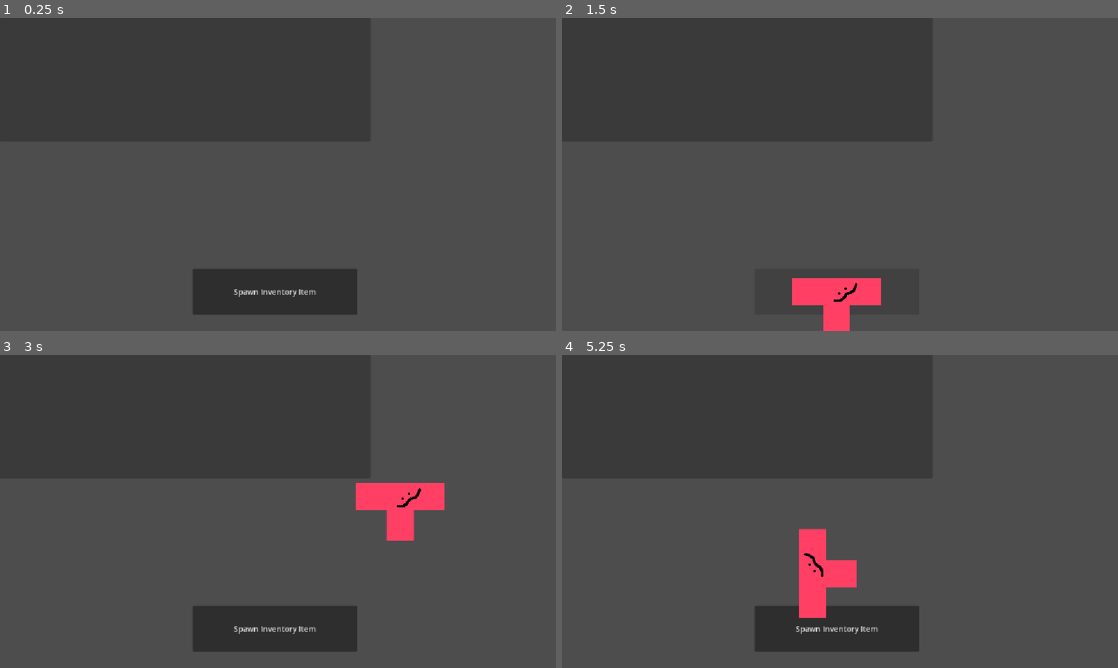
Above: before the commit, frames 1-4 (two rows, left to right).
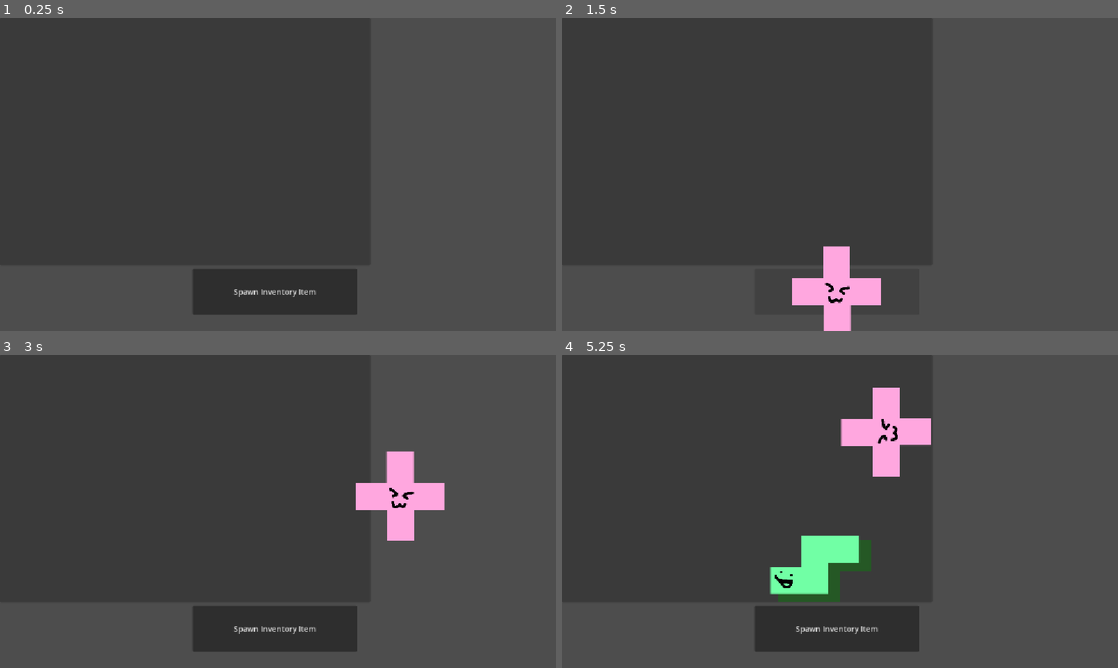
Above: after the commit, the same moments.

Repository: Katstifer/IGME590_Mechanic_1
Game: Godot game, scene res://scenes/inventoryUI.tscn
Two runs of this game, one before a commit and one after it. Both use one fixed random seed, a clock stepped at 60 frames per second and the inputs below.
Inputs (mouse positions are in pixels of both pictures, inside the frame that each line leads up to):
- Up to frame 1 (0.25 s): no input
- Up to frame 2 (1.5 s): click "Spawn Inventory Item" at 0.5 s; click "Spawn Inventory Item" at 1.25 s
- Up to frame 3 (3 s): click "Spawn Inventory Item" at 2 s; tap Enter (SwapItem) at 2.75 s; move the mouse to (400, 495) at 2.77 s; tap Shift (DropItem) at 2.85 s
- Up to frame 4 (5.25 s): tap R (Rotate) at 3.05, 3.6, 4.55 s; tap Space at 3.5, 5 s; move the mouse to (728, 527) at 3.52 s; tap Shift (DropItem) at 3.8, 4.35 s; tap Enter (SwapItem) at 4.25 s; move the mouse to (895, 442) at 4.27 s; move the mouse to (812, 574) at 5.02 s; click (812, 574) at 5.1 s

The runs differ from the first frame. In frame 2, 2.3% of the frame differs, in the area x 41-58%, y 72-100%; in frame 3, 2.4%; in frame 4, 5.6%, in the area x 37-67%, y 10-84%.

Commit message:
mostly finished system

Diff:
--- /dev/null
+++ b/grid-inventory-system/scenes/inventorySpawnMenu.tscn
@@ -0,0 +1,9 @@
+[gd_scene format=3 uid="uid://bp0wxnpjrxclp"]
+
+[node name="inventoryItem_SpawnSlot" type="Control" unique_id=629199314]
+layout_mode = 3
+anchors_preset = 15
+anchor_right = 1.0
+anchor_bottom = 1.0
+grow_horizontal = 2
+grow_vertical = 2
--- a/grid-inventory-system/scenes/inventoryUI.tscn
+++ b/grid-inventory-system/scenes/inventoryUI.tscn
@@ -1,10 +1,18 @@
 [gd_scene format=3 uid="uid://c5l54b1dqtaen"]
 
+[ext_resource type="PackedScene" uid="uid://daav62vamn21a" path="res://scenes/itemPlaceholders/inventoryItem_placeholderT.tscn" id="2_7tsa3"]
 [ext_resource type="Script" uid="uid://76j4xxwvqywr" path="res://scripts/inventoryGrid.gd" id="2_xnuj3"]
-[ext_resource type="PackedScene" uid="uid://dt8qvx15cctio" path="res://scenes/inventoryItem_template.tscn" id="3_7tsa3"]
 [ext_resource type="PackedScene" uid="uid://3wn20w5y2yb8" path="res://scenes/inventorySlot.tscn" id="3_w76af"]
+[ext_resource type="PackedScene" uid="uid://bqlgb7gsqsssg" path="res://scenes/itemPlaceholders/inventoryItem_placeholder1by1.tscn" id="4_dji2x"]
+[ext_resource type="PackedScene" uid="uid://cflusxmhytxke" path="res://scenes/itemPlaceholders/inventoryItem_placeholderStar.tscn" id="5_iph1u"]
+[ext_resource type="PackedScene" uid="uid://dfd0chypuljd8" path="res://scenes/itemPlaceholders/inventoryItem_placeholder2by1.tscn" id="5_llgub"]
+[ext_resource type="PackedScene" uid="uid://d1ve403gk5odd" path="res://scenes/itemPlaceholders/inventoryItem_placeholderLeftZ.tscn" id="6_s7i53"]
+[ext_resource type="PackedScene" uid="uid://bb542x5u0loe" path="res://scenes/itemPlaceholders/inventoryItem_placeholderRightZ.tscn" id="7_itj25"]
+[ext_resource type="PackedScene" uid="uid://b5g7c82va4yue" path="res://scenes/itemPlaceholders/inventoryItem_placeholderU.tscn" id="8_yjs64"]
+[ext_resource type="PackedScene" uid="uid://iy8lrgi7oj0g" path="res://scenes/itemPlaceholders/inventoryItem_placeholderRightL.tscn" id="9_78ej7"]
+[ext_resource type="PackedScene" uid="uid://tlvoga8rr1wf" path="res://scenes/itemPlaceholders/inventoryItem_placeholderLeftL.tscn" id="10_mo0sc"]
 
-[node name="main" type="Control" unique_id=552610218]
+[node name="inventory" type="Control" unique_id=552610218]
 layout_mode = 3
 anchors_preset = 15
 anchor_right = 1.0
@@ -25,11 +33,9 @@
 custom_minimum_size = Vector2(32, 32)
 layout_mode = 2
 script = ExtResource("2_xnuj3")
-slotSize = 64
-slotBorderWidth = 4
 width = 12
-height = 4
-inventoryItemPrefabs = Array[PackedScene]([ExtResource("3_7tsa3")])
+height = 8
+inventoryItemPrefabs = Array[PackedScene]([ExtResource("2_7tsa3"), ExtResource("8_yjs64"), ExtResource("4_dji2x"), ExtResource("5_llgub"), ExtResource("5_iph1u"), ExtResource("10_mo0sc"), ExtResource("6_s7i53"), ExtResource("9_78ej7"), ExtResource("7_itj25")])
 slotPrefab = ExtResource("3_w76af")
 
 [node name="spawnButton" type="Button" parent="." unique_id=1308939927]
--- /dev/null
+++ b/grid-inventory-system/scenes/itemPlaceholders/inventoryItem_placeholder1by1.tscn
@@ -0,0 +1,19 @@
+[gd_scene format=3 uid="uid://bqlgb7gsqsssg"]
+
+[ext_resource type="Script" uid="uid://htt4no2r75wg" path="res://scripts/inventoryItem.gd" id="1_hgvwx"]
+[ext_resource type="Texture2D" uid="uid://yvub41fgq3v4" path="res://assets/1by1Placeholder.png" id="2_ol3jo"]
+
+[node name="inventoryItem" type="Control" unique_id=855047511]
+layout_mode = 3
+anchors_preset = 15
+anchor_right = 1.0
+anchor_bottom = 1.0
+offset_right = -1152.0
+offset_bottom = -648.0
+grow_horizontal = 2
+grow_vertical = 2
+script = ExtResource("1_hgvwx")
+itemGrid = Array[Array]([[1]])
+
+[node name="inventoryItem_Sprite" type="Sprite2D" parent="." unique_id=476657842]
+texture = ExtResource("2_ol3jo")
--- /dev/null
+++ b/grid-inventory-system/scenes/itemPlaceholders/inventoryItem_placeholder2by1.tscn
@@ -0,0 +1,19 @@
+[gd_scene format=3 uid="uid://dfd0chypuljd8"]
+
+[ext_resource type="Script" uid="uid://htt4no2r75wg" path="res://scripts/inventoryItem.gd" id="1_fh1lw"]
+[ext_resource type="Texture2D" uid="uid://ceupmfrr02prc" path="res://assets/2by1Placeholder.png" id="2_ben1r"]
+
+[node name="inventoryItem" type="Control" unique_id=855047511]
+layout_mode = 3
+anchors_preset = 15
+anchor_right = 1.0
+anchor_bottom = 1.0
+offset_right = -1152.0
+offset_bottom = -648.0
+grow_horizontal = 2
+grow_vertical = 2
+script = ExtResource("1_fh1lw")
+itemGrid = Array[Array]([[1, 1]])
+
+[node name="inventoryItem_Sprite" type="Sprite2D" parent="." unique_id=476657842]
+texture = ExtResource("2_ben1r")
--- /dev/null
+++ b/grid-inventory-system/scenes/itemPlaceholders/inventoryItem_placeholderLeftL.tscn
@@ -0,0 +1,20 @@
+[gd_scene format=3 uid="uid://tlvoga8rr1wf"]
+
+[ext_resource type="Script" uid="uid://htt4no2r75wg" path="res://scripts/inventoryItem.gd" id="1_x881h"]
+[ext_resource type="Texture2D" uid="uid://dnsgo048h3b55" path="res://assets/LeftLPlaceholder.png" id="2_x881h"]
+
+[node name="inventoryItem" type="Control" unique_id=855047511]
+layout_mode = 3
+anchors_preset = 15
+anchor_right = 1.0
+anchor_bottom = 1.0
+offset_right = -1152.0
+offset_bottom = -648.0
+grow_horizontal = 2
+grow_vertical = 2
+script = ExtResource("1_x881h")
+itemGrid = Array[Array]([[1, 1, 1], [1, 0, 0]])
+anchor = Vector2i(1, 0)
+
+[node name="inventoryItem_Sprite" type="Sprite2D" parent="." unique_id=476657842]
+texture = ExtResource("2_x881h")
--- /dev/null
+++ b/grid-inventory-system/scenes/itemPlaceholders/inventoryItem_placeholderLeftZ.tscn
@@ -0,0 +1,20 @@
+[gd_scene format=3 uid="uid://d1ve403gk5odd"]
+
+[ext_resource type="Script" uid="uid://htt4no2r75wg" path="res://scripts/inventoryItem.gd" id="1_r7qlm"]
+[ext_resource type="Texture2D" uid="uid://dwiaywot2nlsh" path="res://assets/LeftZBlockPlaceholder.png" id="2_r7qlm"]
+
+[node name="inventoryItem" type="Control" unique_id=855047511]
+layout_mode = 3
+anchors_preset = 15
+anchor_right = 1.0
+anchor_bottom = 1.0
+offset_right = -1152.0
+offset_bottom = -648.0
+grow_horizontal = 2
+grow_vertical = 2
+script = ExtResource("1_r7qlm")
+itemGrid = Array[Array]([[1, 1, 0], [0, 1, 1]])
+anchor = Vector2i(1, 1)
+
+[node name="inventoryItem_Sprite" type="Sprite2D" parent="." unique_id=476657842]
+texture = ExtResource("2_r7qlm")
--- /dev/null
+++ b/grid-inventory-system/scenes/itemPlaceholders/inventoryItem_placeholderRightL.tscn
@@ -0,0 +1,20 @@
+[gd_scene format=3 uid="uid://iy8lrgi7oj0g"]
+
+[ext_resource type="Script" uid="uid://htt4no2r75wg" path="res://scripts/inventoryItem.gd" id="1_nsgrn"]
+[ext_resource type="Texture2D" uid="uid://djgfqiw0ycui4" path="res://assets/RightLPlaceholder.png" id="2_nsgrn"]
+
+[node name="inventoryItem" type="Control" unique_id=855047511]
+layout_mode = 3
+anchors_preset = 15
+anchor_right = 1.0
+anchor_bottom = 1.0
+offset_right = -1152.0
+offset_bottom = -648.0
+grow_horizontal = 2
+grow_vertical = 2
+script = ExtResource("1_nsgrn")
+itemGrid = Array[Array]([[1, 1, 1], [0, 0, 1]])
+anchor = Vector2i(1, 0)
+
+[node name="inventoryItem_Sprite" type="Sprite2D" parent="." unique_id=476657842]
+texture = ExtResource("2_nsgrn")
--- /dev/null
+++ b/grid-inventory-system/scenes/itemPlaceholders/inventoryItem_placeholderRightZ.tscn
@@ -0,0 +1,20 @@
+[gd_scene format=3 uid="uid://bb542x5u0loe"]
+
+[ext_resource type="Script" uid="uid://htt4no2r75wg" path="res://scripts/inventoryItem.gd" id="1_44ice"]
+[ext_resource type="Texture2D" uid="uid://cts8okkwp8wav" path="res://assets/RightZBlockPlaceholder.png" id="2_44ice"]
+
+[node name="inventoryItem" type="Control" unique_id=855047511]
+layout_mode = 3
+anchors_preset = 15
+anchor_right = 1.0
+anchor_bottom = 1.0
+offset_right = -1152.0
+offset_bottom = -648.0
+grow_horizontal = 2
+grow_vertical = 2
+script = ExtResource("1_44ice")
+itemGrid = Array[Array]([[0, 1, 1], [1, 1, 0]])
+anchor = Vector2i(1, 1)
+
+[node name="inventoryItem_Sprite" type="Sprite2D" parent="." unique_id=476657842]
+texture = ExtResource("2_44ice")
--- /dev/null
+++ b/grid-inventory-system/scenes/itemPlaceholders/inventoryItem_placeholderStar.tscn
@@ -0,0 +1,20 @@
+[gd_scene format=3 uid="uid://cflusxmhytxke"]
+
+[ext_resource type="Script" uid="uid://htt4no2r75wg" path="res://scripts/inventoryItem.gd" id="1_mmfs2"]
+[ext_resource type="Texture2D" uid="uid://iicx78jgbaah" path="res://assets/StarBlockPlaceholder.png" id="2_mmfs2"]
+
+[node name="inventoryItem" type="Control" unique_id=855047511]
+layout_mode = 3
+anchors_preset = 15
+anchor_right = 1.0
+anchor_bottom = 1.0
+offset_right = -1152.0
+offset_bottom = -648.0
+grow_horizontal = 2
+grow_vertical = 2
+script = ExtResource("1_mmfs2")
+itemGrid = Array[Array]([[0, 1, 0], [1, 1, 1], [0, 1, 0]])
+anchor = Vector2i(1, 1)
+
+[node name="inventoryItem_Sprite" type="Sprite2D" parent="." unique_id=476657842]
+texture = ExtResource("2_mmfs2")
--- /dev/null
+++ b/grid-inventory-system/scenes/itemPlaceholders/inventoryItem_placeholderT.tscn
@@ -0,0 +1,20 @@
+[gd_scene format=3 uid="uid://daav62vamn21a"]
+
+[ext_resource type="Script" uid="uid://htt4no2r75wg" path="res://scripts/inventoryItem.gd" id="1_x88vw"]
+[ext_resource type="Texture2D" uid="uid://dhtr830e16gcu" path="res://assets/TBlockPlaceholder.png" id="2_f34go"]
+
+[node name="inventoryItem" type="Control" unique_id=855047511]
+layout_mode = 3
+anchors_preset = 15
+anchor_right = 1.0
+anchor_bottom = 1.0
+offset_right = -1152.0
+offset_bottom = -648.0
+grow_horizontal = 2
+grow_vertical = 2
+script = ExtResource("1_x88vw")
+itemGrid = Array[Array]([[1, 1, 1], [0, 1, 0]])
+anchor = Vector2i(1, 0)
+
+[node name="inventoryItem_Sprite" type="Sprite2D" parent="." unique_id=476657842]
+texture = ExtResource("2_f34go")
--- /dev/null
+++ b/grid-inventory-system/scenes/itemPlaceholders/inventoryItem_placeholderU.tscn
@@ -0,0 +1,20 @@
+[gd_scene format=3 uid="uid://b5g7c82va4yue"]
+
+[ext_resource type="Script" uid="uid://htt4no2r75wg" path="res://scripts/inventoryItem.gd" id="1_p5xei"]
+[ext_resource type="Texture2D" uid="uid://cnry5oc7qcq0r" path="res://assets/UBlockPlaceholder.png" id="2_p5xei"]
+
+[node name="inventoryItem" type="Control" unique_id=855047511]
+layout_mode = 3
+anchors_preset = 15
+anchor_right = 1.0
+anchor_bottom = 1.0
+offset_right = -1152.0
+offset_bottom = -648.0
+grow_horizontal = 2
+grow_vertical = 2
+script = ExtResource("1_p5xei")
+itemGrid = Array[Array]([[1, 1, 1], [1, 0, 1]])
+anchor = Vector2i(1, 0)
+
+[node name="inventoryItem_Sprite" type="Sprite2D" parent="." unique_id=476657842]
+texture = ExtResource("2_p5xei")
--- a/grid-inventory-system/scripts/inventoryGrid.gd
+++ b/grid-inventory-system/scripts/inventoryGrid.gd
@@ -1,21 +1,21 @@
 class_name InventoryGrid
 extends GridContainer
 
-@export var slotSize: int = 32;
-@export var slotBorderWidth: int = 2;
+@export var slotSize: int = 64;
+var slotBorderWidth: int = 2;
 
 @export var width: int = 3;
 @export var height: int = 3;
 
-@export var vertSeparation: int = 0;
-@export var horSeparation: int = 0;
-
-@export var slotData: Array[Node] = [];
-
-@export var currentSlot: Node;
+var vertSeparation: int = 0;
+var horSeparation: int = 0;
+
+var slotData: Array[Node] = [];
+
+var currentSlot: Node;
 var previousSlot: Node;
 
-@export var currentHeldItem: Node = null;
+var currentHeldItem: Node = null;
 
 var alreadyHighlighted = false;
 var highlightedSlots: Array = [];
@@ -214,7 +214,10 @@
 		return;
 	if (currentHeldItem != null):
 		return;
-	var newItem = inventoryItemPrefabs[0].instantiate();
+
+	var itemIndex = randi_range(0, inventoryItemPrefabs.size() - 1);
+	print("Index");
+	var newItem = inventoryItemPrefabs[itemIndex].instantiate();
 
 	itemContainer.add_child(newItem);
 
--- a/grid-inventory-system/scripts/inventoryItem.gd
+++ b/grid-inventory-system/scripts/inventoryItem.gd
@@ -100,16 +100,6 @@
 	isSelected = true;
 	isMovingToGrid = false;
 
-"""
-func dropItem():
-	print("Dropping item: " + str(self) + " " + str(get_instance_id()));
-	isSelected = false;
-	if (previousContainer != null):
-		placeItem(previousContainer);
-	else:
-		targetPosition = Vector2(0,0);
-		isMovingToGrid = true;
-"""
 
 # Places item down on grid
 func placeItem(slot : Node):
@@ -118,7 +108,7 @@
 
 	isSelected = false;
 
-	print("Anchor Slot Location: " + str(slot.get_global_position()));
+	#print("Anchor Slot Location: " + str(slot.get_global_position()));
 
 	var centerOfAnchorSlot = slotContainer.get_global_position() + Vector2(slotSize, slotSize);
 
@@ -139,6 +129,11 @@
 	var newMatrix: Array[Array] = [];
 	newMatrix.resize(width);
 
+	#Transforms the anchor
+	var anchorTransform = [];
+	anchorTransform.resize(height);
+	var currentAnchorIndex = 0;
+
 	for i in newMatrix.size():
 		newMatrix[i].resize(height);
 		newMatrix[i].fill(0);
@@ -150,8 +145,14 @@
 		for x in newMatrix[0].size():
 			newMatrix[y][x] = itemGrid[x][y];
 
+			if (y == anchor.x):
+				if (x == anchor.y):
+					currentAnchorIndex = x;
+				anchorTransform[x] = Vector2i(x, y);
+
 	for y in newMatrix.size():
 		newMatrix[y].reverse();
+	anchorTransform.reverse();
 
 	width = newWidth;
 	height = newHeight;
@@ -159,8 +160,7 @@
 	rotateSprite();
 	itemGrid = newMatrix;
 
-	var newAnchor : Vector2i = Vector2i(anchor.y, anchor.x);
-	anchor = newAnchor;
+	anchor = anchorTransform[currentAnchorIndex];
 
 	zeroOffset = findZeroOffset();
 
@@ -173,12 +173,6 @@
 #Lerps the item to a specified position. It moves the top-left of the item
 #to the target position, which should be at the top-left of where you want the item to be
 func lerpToPosition(delta):
-	#
-	#print("TargetPos (AnchorSlot Center): " + str(targetPosition));
-	#print("TargetPos (AnchorSlot w/ Offset): " + str(targetPosition + zeroOffset));
-	#print("Zero Offset: " + str(zeroOffset));
-	#print("GlobalPos: " + str(get_global_position()));
-
 	global_position = lerp(get_global_position(), targetPosition - zeroOffset, lerpSpeed * delta);
 
 	if ( Vector2i(get_global_position().round()) == Vector2i((targetPosition - zeroOffset).round()) ):
Binary file added: grid-inventory-system/assets/LeftLPlaceholder.png
Not shown, added: grid-inventory-system/assets/LeftLPlaceholder.png.import
Binary file added: grid-inventory-system/assets/LeftZBlockPlaceholder.png
Not shown, added: grid-inventory-system/assets/LeftZBlockPlaceholder.png.import
Binary file added: grid-inventory-system/assets/RightLPlaceholder.png
Not shown, added: grid-inventory-system/assets/RightLPlaceholder.png.import
Binary file added: grid-inventory-system/assets/RightZBlockPlaceholder.png
Not shown, added: grid-inventory-system/assets/RightZBlockPlaceholder.png.import
Binary file added: grid-inventory-system/assets/StarBlockPlaceholder.png
Not shown, added: grid-inventory-system/assets/StarBlockPlaceholder.png.import
Binary file added: grid-inventory-system/assets/UBlockPlaceholder.png
Not shown, added: grid-inventory-system/assets/UBlockPlaceholder.png.import
